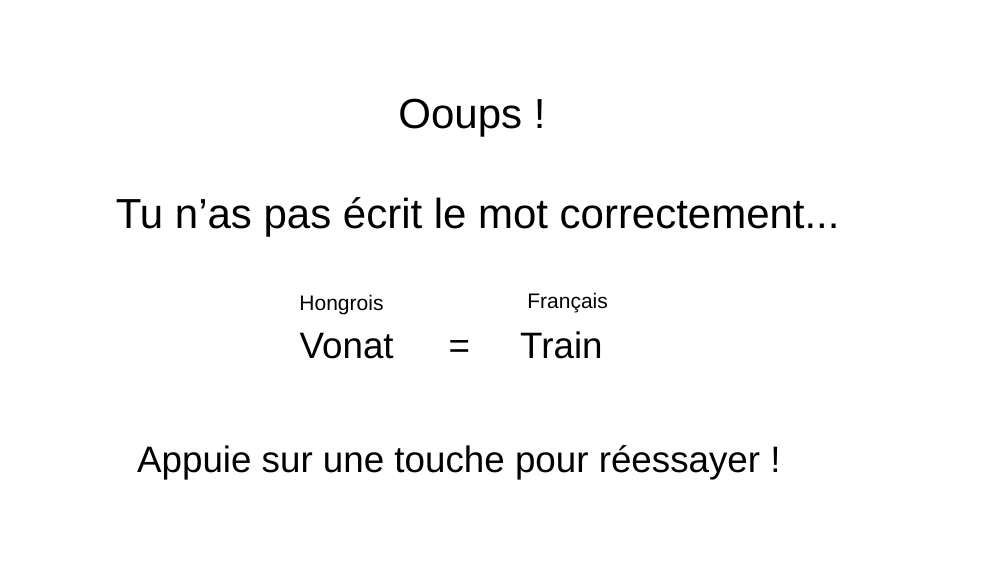
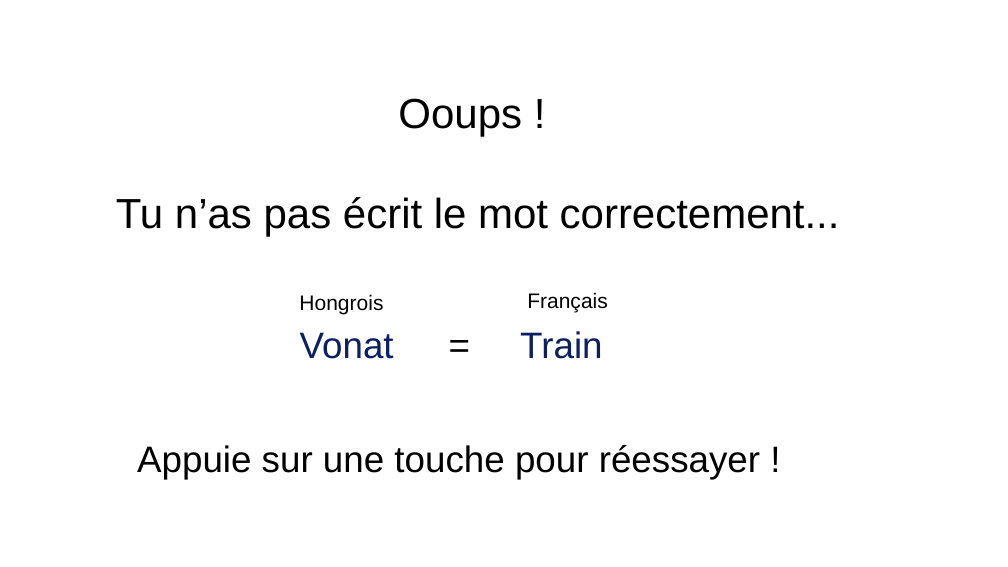
Before and after one commit to AlessandroCuozzo/Psycho, a slide deck: slide 14 of images/Images NEW.pptx (slide 13 before the commit). Drawn at 1008x567 pixels with LibreOffice and Linux fonts; fonts in the diff are those of the drawing. Boxes give left, top, right and bottom in pixels: in the first picture for what was removed or moved away, otherwise in the second. Text is boxed around its words. In the diff, an @@ line names an element or a change of style, - is before the commit and + after.

```diff
--- a/images/Images NEW.pptx
+++ b/images/Images NEW.pptx
@@ text "Vonat" at bbox=[300, 332, 394, 359]: text colour #000000 to #0D1F63 @@
@@ text "Train" at bbox=[520, 331, 602, 359]: text colour #000000 to #0D1F63 @@
```
Also in this commit, not shown: 3 other slides changed, 2 slides added, 16 other files.
